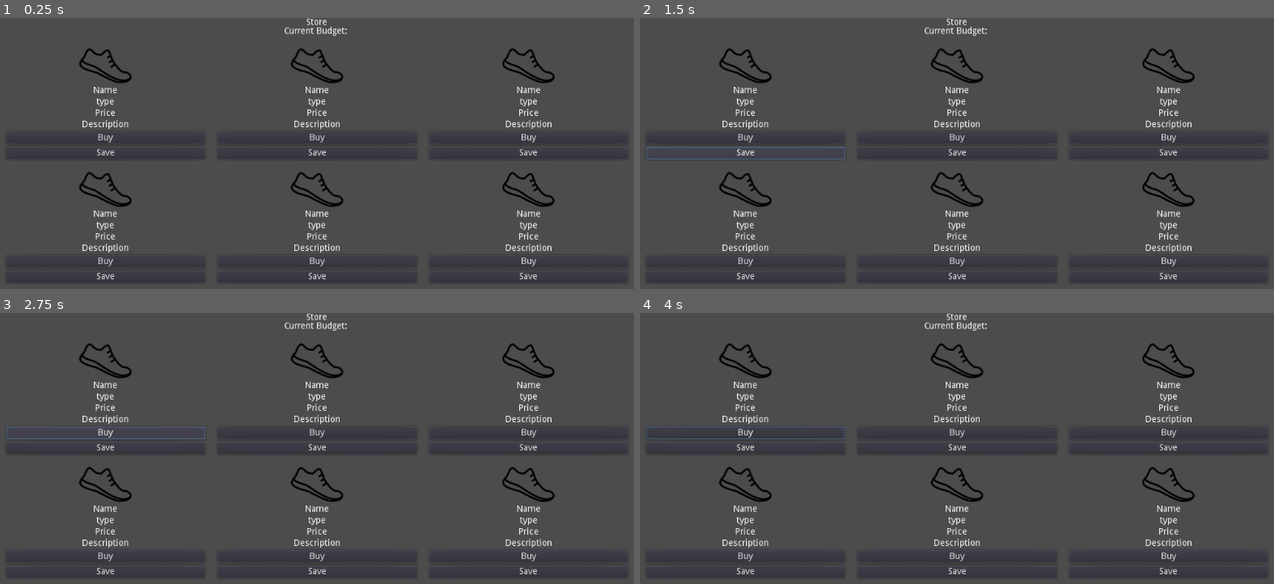
Above: before the commit, frames 1-4 (two rows, left to right).
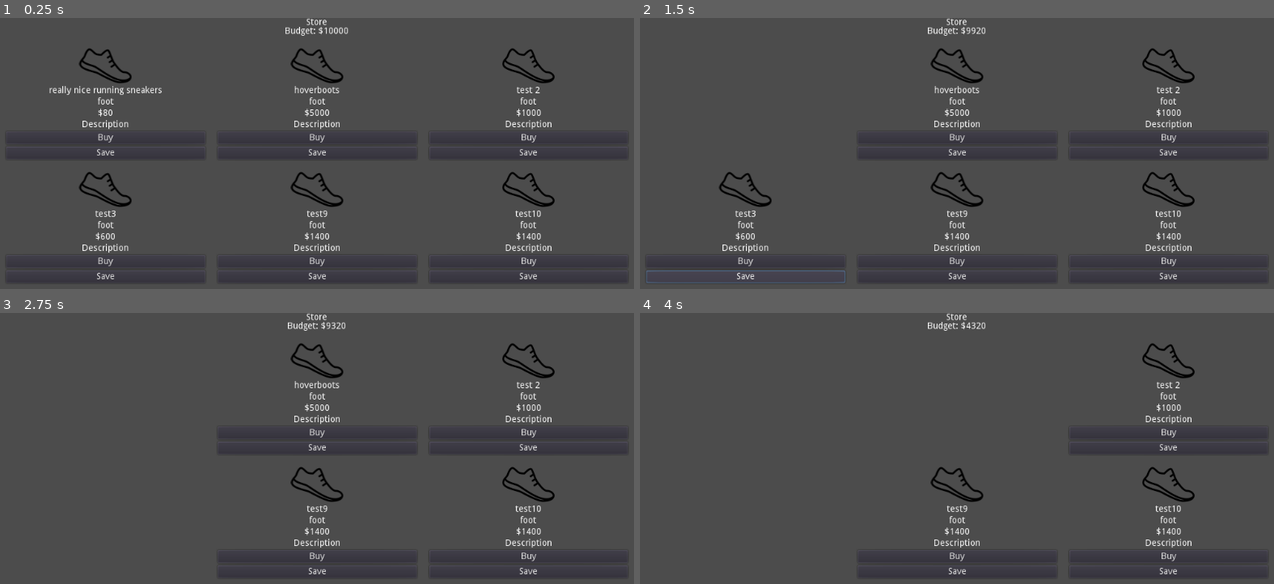
Above: after the commit, the same moments.

Repository: rachd/SuperheroDispatcher2.0
Game: Godot game, scene res://Store.tscn
Two runs of this game, one before a commit and one after it. Both use one fixed random seed, a clock stepped at 60 frames per second and the inputs below. This scene is started directly instead of the project's main scene.
Inputs (mouse positions are in pixels of both pictures, inside the frame that each line leads up to):
- Up to frame 1 (0.25 s): no input
- Up to frame 2 (1.5 s): click "Buy" at 0.5 s; click "Save" at 1.25 s
- Up to frame 3 (2.75 s): click "Buy" at 2 s
- Up to frame 4 (4 s): click "Buy" at 2.75 s; tap Enter at 3.5 s; move the mouse to (1096, 483) at 3.52 s; click (1096, 483) at 3.67 s

The runs differ from the first frame. In frame 1, 1.4% of the frame differs, in the area x 7-86%, y 3-83%; in frame 2, 2.1%; in frame 3, 2.4%; in frame 4, 2.8%, in the area x 1-86%, y 3-97%.

Commit message:
set up item list inside myitems

Diff:
--- /dev/null
+++ b/Dropzone.gd
@@ -0,0 +1,15 @@
+extends StaticBody2D
+
+var hero = ""
+
+func set_hero(h):
+	hero = h
+	$Label.text = hero
+
+func assign_item(item):
+	gameVariables.unassigned_items.erase(item)
+	gameVariables.assigned_items[hero] = item
+
+func position_item_icon(item_icon):
+	item_icon.position.x = self.position.x
+	item_icon.position.y = self.position.y
--- /dev/null
+++ b/Dropzone.tscn
@@ -0,0 +1,34 @@
+[gd_scene load_steps=6 format=2]
+
+[ext_resource path="res://Dropzone.gd" type="Script" id=1]
+[ext_resource path="res://assets/square.png" type="Texture" id=2]
+[ext_resource path="res://Dropzone_Helper.gd" type="Script" id=3]
+
+[sub_resource type="RectangleShape2D" id=1]
+extents = Vector2( 50, 50 )
+
+[sub_resource type="RectangleShape2D" id=2]
+extents = Vector2( 50, 50 )
+
+[node name="Dropzone" type="StaticBody2D"]
+script = ExtResource( 1 )
+
+[node name="Label" type="Label" parent="."]
+margin_left = -50.0
+margin_top = -70.0
+margin_right = 50.0
+margin_bottom = -56.0
+align = 1
+
+[node name="CollisionShape2D" type="CollisionShape2D" parent="."]
+shape = SubResource( 1 )
+
+[node name="Sprite" type="Sprite" parent="."]
+scale = Vector2( 0.0929397, 0.0924922 )
+texture = ExtResource( 2 )
+
+[node name="Area2D" type="Area2D" parent="."]
+script = ExtResource( 3 )
+
+[node name="CollisionShape2D" type="CollisionShape2D" parent="Area2D"]
+shape = SubResource( 2 )
--- /dev/null
+++ b/Dropzone_Helper.gd
@@ -0,0 +1,7 @@
+extends Area2D
+
+func assign_item(item, item_icon):
+	var parent = get_parent()
+	if parent.has_method("assign_item"):
+		get_parent().assign_item(item)
+		get_parent().position_item_icon(item_icon)
--- a/HeroSelection.tscn
+++ b/HeroSelection.tscn
@@ -7,6 +7,9 @@
 anchor_right = 1.0
 anchor_bottom = 1.0
 script = ExtResource( 1 )
+__meta__ = {
+"_edit_use_anchors_": false
+}
 
 [node name="VBoxContainer" type="VBoxContainer" parent="."]
 anchor_right = 1.0
--- /dev/null
+++ b/MyItems/ItemList.tscn
@@ -0,0 +1,65 @@
+[gd_scene load_steps=2 format=2]
+
+[ext_resource path="res://MyItems/ItemRow.tscn" type="PackedScene" id=1]
+
+[node name="ItemList" type="VBoxContainer"]
+anchor_right = 1.0
+anchor_bottom = 1.0
+
+[node name="Label" type="Label" parent="."]
+margin_right = 1024.0
+margin_bottom = 14.0
+text = "Items"
+align = 1
+
+[node name="HBoxContainer" type="HBoxContainer" parent="."]
+margin_top = 18.0
+margin_right = 1024.0
+margin_bottom = 38.0
+alignment = 1
+
+[node name="Filter" type="OptionButton" parent="HBoxContainer"]
+margin_left = 452.0
+margin_right = 514.0
+margin_bottom = 20.0
+text = "Filter"
+
+[node name="Sort" type="OptionButton" parent="HBoxContainer"]
+margin_left = 518.0
+margin_right = 572.0
+margin_bottom = 20.0
+text = "Sort"
+
+[node name="ScrollContainer" type="ScrollContainer" parent="."]
+margin_top = 42.0
+margin_right = 1024.0
+margin_bottom = 600.0
+size_flags_vertical = 3
+scroll_horizontal_enabled = false
+
+[node name="VBoxContainer" type="VBoxContainer" parent="ScrollContainer"]
+margin_right = 137.0
+margin_bottom = 200.0
+__meta__ = {
+"_edit_use_anchors_": false
+}
+
+[node name="ItemRow" parent="ScrollContainer/VBoxContainer" instance=ExtResource( 1 )]
+anchor_right = 0.0
+anchor_bottom = 0.0
+margin_right = 137.0
+margin_bottom = 64.0
+
+[node name="ItemRow3" parent="ScrollContainer/VBoxContainer" instance=ExtResource( 1 )]
+anchor_right = 0.0
+anchor_bottom = 0.0
+margin_top = 68.0
+margin_right = 137.0
+margin_bottom = 132.0
+
+[node name="ItemRow2" parent="ScrollContainer/VBoxContainer" instance=ExtResource( 1 )]
+anchor_right = 0.0
+anchor_bottom = 0.0
+margin_top = 136.0
+margin_right = 137.0
+margin_bottom = 200.0
--- /dev/null
+++ b/MyItems/ItemRow.gd
@@ -0,0 +1,24 @@
+extends VBoxContainer
+
+var is_selected = false
+
+func select_row():
+	$EffectLabel.show()
+	$DescriptionLabel.show()
+	$TypeLabel.show()
+	is_selected = true
+
+func deselect_row():
+	$EffectLabel.hide()
+	$DescriptionLabel.hide()
+	$TypeLabel.hide()
+	is_selected = false
+
+
+func _on_ItemRow_gui_input(event):
+	if event is InputEventMouseButton:
+		if event.button_index == BUTTON_LEFT and event.pressed:
+			if is_selected:
+				deselect_row()
+			else:
+				select_row()
--- /dev/null
+++ b/MyItems/ItemRow.tscn
@@ -0,0 +1,64 @@
+[gd_scene load_steps=3 format=2]
+
+[ext_resource path="res://icon.png" type="Texture" id=1]
+[ext_resource path="res://MyItems/ItemRow.gd" type="Script" id=2]
+
+[node name="ItemRow" type="VBoxContainer"]
+anchor_right = 1.0
+anchor_bottom = 1.0
+script = ExtResource( 2 )
+__meta__ = {
+"_edit_use_anchors_": false
+}
+
+[node name="HBoxContainer" type="HBoxContainer" parent="."]
+margin_right = 1024.0
+margin_bottom = 64.0
+
+[node name="TextureRect" type="TextureRect" parent="HBoxContainer"]
+margin_right = 64.0
+margin_bottom = 64.0
+texture = ExtResource( 1 )
+__meta__ = {
+"_edit_use_anchors_": false
+}
+
+[node name="TitleLabel" type="Label" parent="HBoxContainer"]
+margin_left = 68.0
+margin_top = 25.0
+margin_right = 137.0
+margin_bottom = 39.0
+text = "Item Label"
+__meta__ = {
+"_edit_use_anchors_": false
+}
+
+[node name="Button" type="Button" parent="HBoxContainer"]
+margin_left = 141.0
+margin_top = 22.0
+margin_right = 188.0
+margin_bottom = 42.0
+size_flags_vertical = 4
+text = "Equip"
+
+[node name="TypeLabel" type="Label" parent="."]
+visible = false
+margin_top = 68.0
+margin_right = 1024.0
+margin_bottom = 82.0
+text = "Item Type"
+
+[node name="EffectLabel" type="Label" parent="."]
+visible = false
+margin_top = 136.0
+margin_right = 137.0
+margin_bottom = 150.0
+text = "What the Item Does"
+
+[node name="DescriptionLabel" type="Label" parent="."]
+visible = false
+margin_top = 154.0
+margin_right = 137.0
+margin_bottom = 168.0
+text = "Item Description"
+[connection signal="gui_input" from="." to="." method="_on_ItemRow_gui_input"]
--- /dev/null
+++ b/MyItems/MyItems.tscn
@@ -0,0 +1,55 @@
+[gd_scene load_steps=2 format=2]
+
+[ext_resource path="res://MyItems/ItemList.tscn" type="PackedScene" id=1]
+
+[node name="MyItems" type="Control"]
+anchor_right = 1.0
+anchor_bottom = 1.0
+__meta__ = {
+"_edit_use_anchors_": false
+}
+
+[node name="VBoxContainer" type="VBoxContainer" parent="."]
+anchor_right = 1.0
+anchor_bottom = 1.0
+__meta__ = {
+"_edit_use_anchors_": false
+}
+
+[node name="HBoxContainer" type="HBoxContainer" parent="VBoxContainer"]
+margin_right = 1024.0
+margin_bottom = 20.0
+
+[node name="StoreButton" type="Button" parent="VBoxContainer/HBoxContainer"]
+margin_right = 96.0
+margin_bottom = 20.0
+text = "Back to Store"
+
+[node name="PageTitle" type="Label" parent="VBoxContainer/HBoxContainer"]
+margin_left = 100.0
+margin_top = 3.0
+margin_right = 917.0
+margin_bottom = 17.0
+size_flags_horizontal = 3
+text = "My Items"
+align = 1
+__meta__ = {
+"_edit_use_anchors_": false
+}
+
+[node name="DoneButton" type="Button" parent="VBoxContainer/HBoxContainer"]
+margin_left = 921.0
+margin_right = 1024.0
+margin_bottom = 20.0
+text = "Start Next Day"
+
+[node name="HBoxContainer2" type="HBoxContainer" parent="VBoxContainer"]
+margin_top = 24.0
+margin_right = 1024.0
+margin_bottom = 600.0
+size_flags_vertical = 3
+
+[node name="ItemList" parent="VBoxContainer/HBoxContainer2" instance=ExtResource( 1 )]
+anchor_right = 0.0
+anchor_bottom = 0.0
+margin_bottom = 576.0
--- /dev/null
+++ b/ShopCard.gd
@@ -0,0 +1,32 @@
+extends VBoxContainer
+
+var item = {}
+
+signal item_bought(item, item_card)
+signal item_saved(item)
+
+func set_data(i):
+	item = i
+	$TitleLabel.text = item.title
+	$TypeLabel.text = item.type
+	$PriceLabel.text = "$" + str(item.price)
+
+func disable():
+	$TitleLabel.text = ""
+	$TypeLabel.text = ""
+	$PriceLabel.text = ""
+	$Description.text = ""
+	$BuyButton.visible = false
+	$SaveButton.visible = false
+	$TextureRect.visible = false
+
+func _ready():
+	self.connect("item_bought", get_node("/root/Store"), "_on_item_bought")
+	self.connect("item_saved", get_node("/root/Store"), "_on_item_saved")
+
+func _on_BuyButton_pressed():
+	emit_signal("item_bought", item, self)
+
+
+func _on_SaveButton_pressed():
+	emit_signal("item_saved", item)
--- a/ShopCard.tscn
+++ b/ShopCard.tscn
@@ -1,35 +1,37 @@
-[gd_scene load_steps=2 format=2]
+[gd_scene load_steps=3 format=2]
 
-[ext_resource path="res://assets/shoe.png" type="Texture" id=1]
+[ext_resource path="res://ShopCard.gd" type="Script" id=1]
+[ext_resource path="res://assets/shoe.png" type="Texture" id=2]
 
 [node name="ShopCard" type="VBoxContainer"]
 anchor_right = 1.0
 anchor_bottom = 1.0
+script = ExtResource( 1 )
 
 [node name="TextureRect" type="TextureRect" parent="."]
 margin_right = 1024.0
 margin_bottom = 56.0
 rect_min_size = Vector2( 84, 56 )
 size_flags_vertical = 0
-texture = ExtResource( 1 )
+texture = ExtResource( 2 )
 expand = true
 stretch_mode = 6
 
-[node name="Name" type="Label" parent="."]
+[node name="TitleLabel" type="Label" parent="."]
 margin_top = 60.0
 margin_right = 1024.0
 margin_bottom = 74.0
 text = "Name"
 align = 1
 
-[node name="Type" type="Label" parent="."]
+[node name="TypeLabel" type="Label" parent="."]
 margin_top = 78.0
 margin_right = 1024.0
 margin_bottom = 92.0
 text = "type"
 align = 1
 
-[node name="Price" type="Label" parent="."]
+[node name="PriceLabel" type="Label" parent="."]
 margin_top = 96.0
 margin_right = 1024.0
 margin_bottom = 110.0
@@ -54,3 +56,5 @@
 margin_right = 1024.0
 margin_bottom = 176.0
 text = "Save"
+[connection signal="pressed" from="BuyButton" to="." method="_on_BuyButton_pressed"]
+[connection signal="pressed" from="SaveButton" to="." method="_on_SaveButton_pressed"]
--- /dev/null
+++ b/Store.gd
@@ -0,0 +1,63 @@
+extends Control
+
+signal start_next_day(budget)
+
+var rng = RandomNumberGenerator.new()
+var item_card_scene = preload("res://ShopCard.tscn")
+
+var items = []
+var budget = 0
+
+var MAX_ITEMS = 6
+
+func set_budget(b):
+	budget = b
+	$VBoxContainer/BudgetLabel.text = "Budget: $" + str(budget)
+
+func reset():
+	self.queue_free()
+
+func _select_items(num_to_select):
+	var all_items = constants.get_items()
+	var selected_item_ids = []
+	for saved_item in gameVariables.saved_items:
+		selected_item_ids.append(saved_item.id)
+	var owned_item_ids = gameVariables.owned_item_ids
+	while selected_item_ids.size() < num_to_select:
+		var item_index = rng.randi_range(0, all_items.size()-1)
+		var item_id = all_items[item_index].id
+		while selected_item_ids.has(item_id) || owned_item_ids.has(item_id):
+			item_index = rng.randi_range(0, all_items.size()-1)
+			item_id = all_items[item_index].id
+		selected_item_ids.append(item_id)
+	for item in all_items:
+		if selected_item_ids.has(item.id):
+			items.append(item)
+
+func _add_item_cards():
+	var shop_cards = $VBoxContainer/MarginContainer/ItemContainer.get_children()
+	for i in range(0, shop_cards.size()):
+		shop_cards[i].set_data(items[i])
+
+func _on_item_bought(item, item_card):
+	if item.price <= budget:
+		gameVariables.unassigned_items.append(item)
+		gameVariables.owned_item_ids.append(item.id)
+		budget -= item.price
+		set_budget(budget)
+		item_card.disable()
+
+func _on_item_saved(item):
+	gameVariables.saved_items.append(item)
+
+func _ready():
+	#self.connect("start_next_day", get_node("/root/Main"), "_on_close_Store")
+	rng.randomize()
+	set_budget(10000)
+	items = gameVariables.saved_items
+	gameVariables.saved_items = []
+	self._select_items(MAX_ITEMS - items.size())
+	self._add_item_cards()
+
+#func _on_Done_pressed():
+	#emit_signal("start_next_day", budget)
--- a/Store.tscn
+++ b/Store.tscn
@@ -1,10 +1,12 @@
-[gd_scene load_steps=2 format=2]
+[gd_scene load_steps=3 format=2]
 
-[ext_resource path="res://ShopCard.tscn" type="PackedScene" id=1]
+[ext_resource path="res://Store.gd" type="Script" id=1]
+[ext_resource path="res://ShopCard.tscn" type="PackedScene" id=2]
 
 [node name="Store" type="Control"]
 anchor_right = 1.0
 anchor_bottom = 1.0
+script = ExtResource( 1 )
 
 [node name="VBoxContainer" type="VBoxContainer" parent="."]
 anchor_right = 1.0
@@ -17,7 +19,7 @@
 text = "Store"
 align = 1
 
-[node name="MoneyLabel" type="Label" parent="VBoxContainer"]
+[node name="BudgetLabel" type="Label" parent="VBoxContainer"]
 margin_top = 14.0
 margin_right = 1024.0
 margin_bottom = 28.0
--- a/constants.gd
+++ b/constants.gd
@@ -27,3 +27,79 @@
 			"attack": 50
 		}
 	}
+
+static func get_items():
+	return [
+	{
+		"id": 0,
+		"title": "really nice running sneakers",
+		"type": "foot",
+		"price": 80
+	},
+	{
+		"id": 1,
+		"title": "hoverboots",
+		"type": "foot",
+		"price": 5000
+	},
+	{
+		"id": 2,
+		"title": "test 1",
+		"type": "foot",
+		"price": 200
+	},
+	{
+		"id": 3,
+		"title": "test 2",
+		"type": "foot",
+		"price": 1000
+	},
+	{
+		"id": 4,
+		"title": "test3",
+		"type": "foot",
+		"price": 600
+	},
+	{
+		"id": 5,
+		"title": "test4",
+		"type": "foot",
+		"price": 1400
+	},
+	{
+		"id": 6,
+		"title": "test5",
+		"type": "foot",
+		"price": 1400
+	},
+	{
+		"id": 7,
+		"title": "test6",
+		"type": "foot",
+		"price": 1400
+	},
+	{
+		"id": 8,
+		"title": "test7",
+		"type": "foot",
+		"price": 1400
+	},
+	{
+		"id": 9,
+		"title": "test8",
+		"type": "foot",
+		"price": 1400
+	},
+	{
+		"id": 10,
+		"title": "test9",
+		"type": "foot",
+		"price": 1400
+	},
+	{
+		"id": 11,
+		"title": "test10",
+		"type": "foot",
+		"price": 1400
+	}
+	]
--- /dev/null
+++ b/gameVariables.gd
@@ -0,0 +1,8 @@
+  extends Node
+
+var selected_heros = []
+var day = 1
+var saved_items = []
+var unassigned_items = []
+var owned_item_ids = []
+var assigned_items = {}
--- a/project.godot
+++ b/project.godot
@@ -16,12 +16,13 @@
 [application]
 
 config/name="SuperheroDispatcher2.0"
-run/main_scene="res://HeroSelection.tscn"
+run/main_scene="res://MyItems/MyItems.tscn"
 config/icon="res://icon.png"
 
 [autoload]
 
 constants="*res://constants.gd"
+gameVariables="*res://gameVariables.gd"
 
 [rendering]
 
Not shown: 6 places in Store.tscn that only renumber resources
